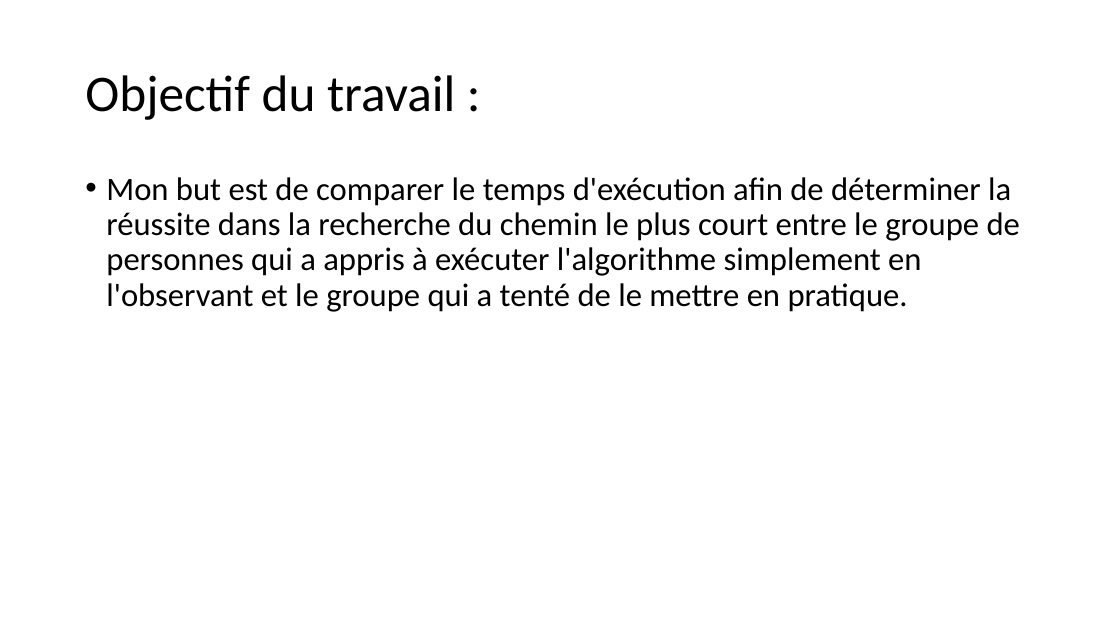
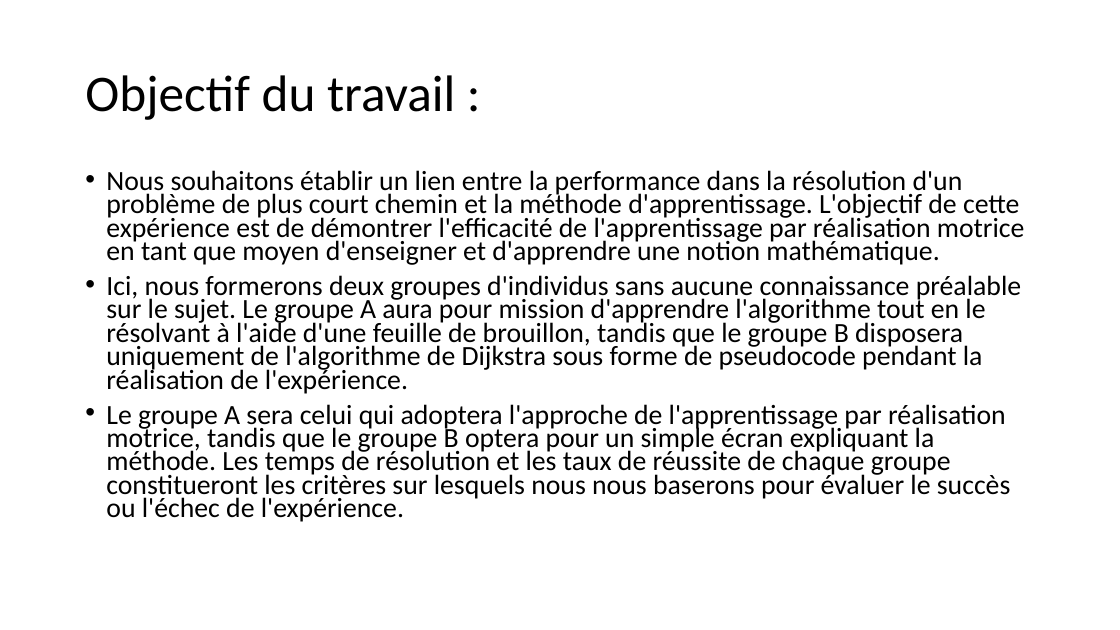
Before and after one commit to akhythmetic/INCoM, a slide deck: slide 4 of Fiche_Projet_TE625PS.pptx. Drawn at 1120x630 pixels with LibreOffice and Linux fonts; fonts in the diff are those of the drawing. Boxes give left, top, right and bottom in pixels: in the first picture for what was removed or moved away, otherwise in the second. Text is boxed around its words. In the diff, an @@ line names an element or a change of style, - is before the commit and + after.

```diff
--- a/Fiche_Projet_TE625PS.pptx
+++ b/Fiche_Projet_TE625PS.pptx
@@ text at bbox=[106, 170, 1025, 522]: text changed; size 28 to 23.8 pt @@
-• Mon but est de comparer le temps d'exécution afin de déterminer la réussite dans la recherche du chemin le plus court entre le groupe de personnes qui a appris à exécuter l'algorithme simplement en l'observant et le groupe qui a tenté de le mettre en pratique.
+• Nous souhaitons établir un lien entre la performance dans la résolution d'un problème de plus court chemin et la méthode d'apprentissage. L'objectif de cette expérience est de démontrer l'efficacité de l'apprentissage par réalisation motrice en tant que moyen d'enseigner et d'apprendre une notion mathématique.
+• Ici, nous formerons deux groupes d'individus sans aucune connaissance préalable sur le sujet. Le groupe A aura pour mission d'apprendre l'algorithme tout en le résolvant à l'aide d'une feuille de brouillon, tandis que le groupe B disposera uniquement de l'algorithme de Dijkstra sous forme de pseudocode pendant la réalisation de l'expérience.
+• Le groupe A sera celui qui adoptera l'approche de l'apprentissage par réalisation motrice, tandis que le groupe B optera pour un simple écran expliquant la méthode. Les temps de résolution et les taux de réussite de chaque groupe constitueront les critères sur lesquels nous nous baserons pour évaluer le succès ou l'échec de l'expérience.
```
Also in this commit, not shown: 2 other slides changed, 1 slide added, 1 other file.
